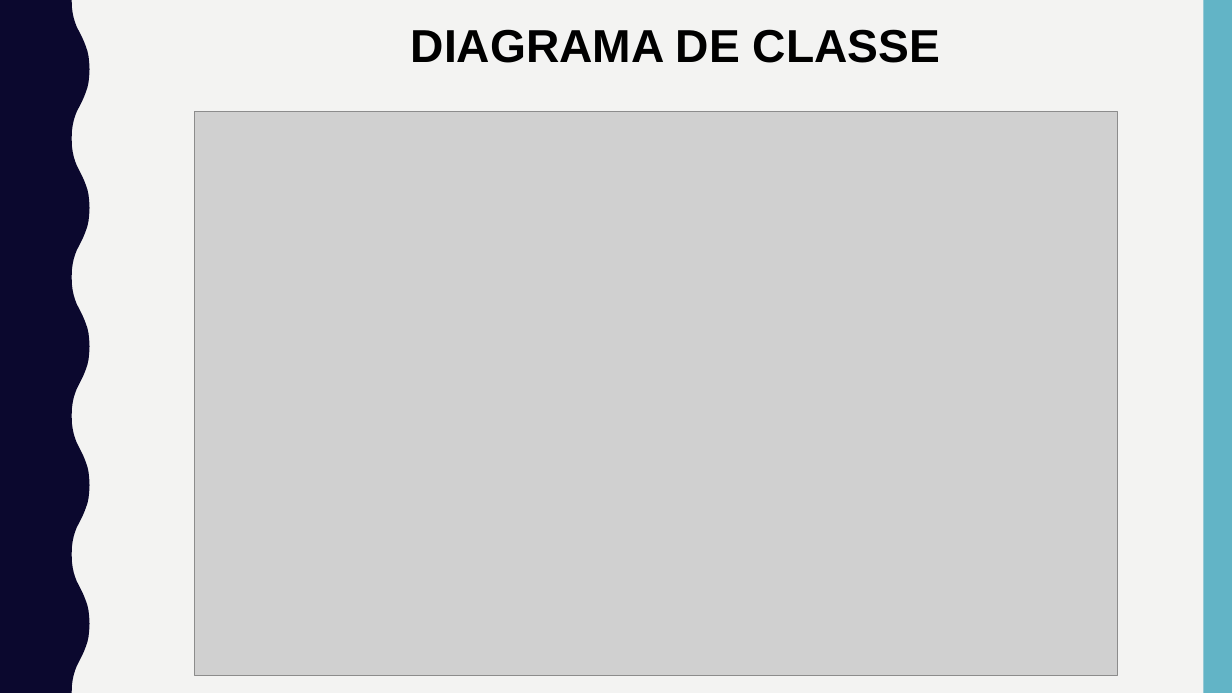
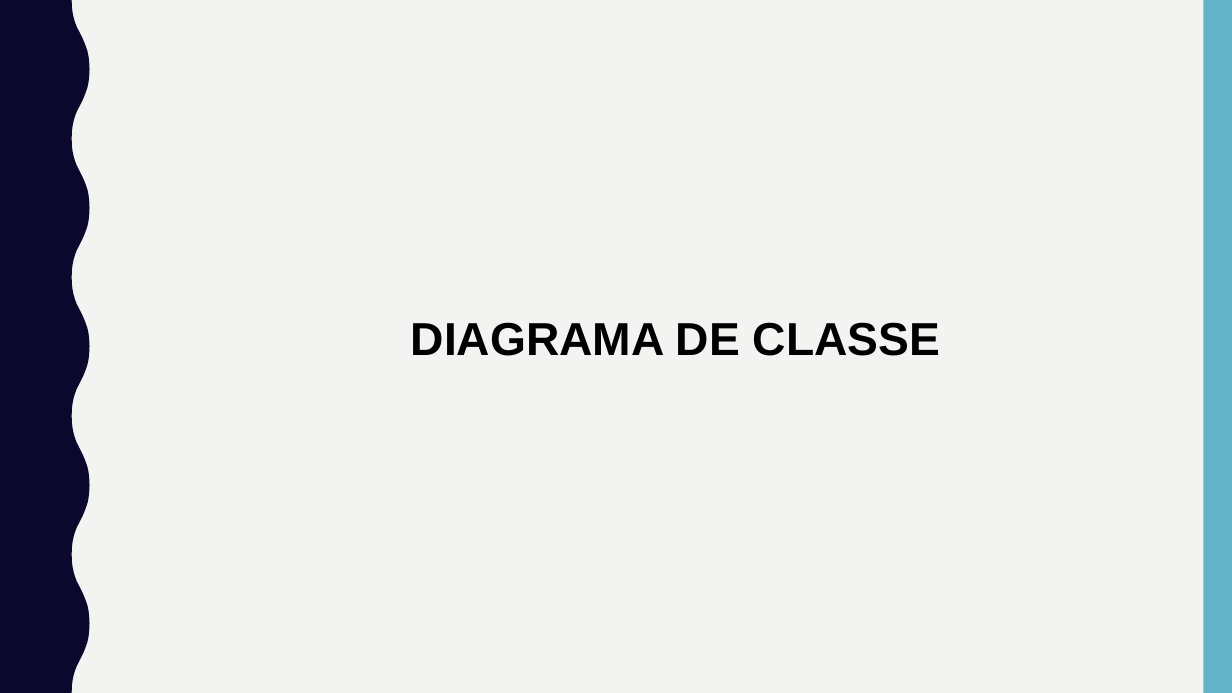
Before and after one commit to adilson-youtube/Relatorio_Sistema_Gestao_TCC, a slide deck: slide 18 of Apresentação/TFC.pptx (slide 20 before the commit). Drawn at 1232x693 pixels with LibreOffice and Linux fonts; fonts in the diff are those of the drawing; grey boxes stand for pictures. Boxes give left, top, right and bottom in pixels: in the first picture for what was removed or moved away, otherwise in the second. Text is boxed around its words. In the diff, an @@ line names an element or a change of style, - is before the commit and + after.

Commit message:
Update do TFC,os diagramas e apresentacao

```diff
--- a/Apresentação/TFC.pptx
+++ b/Apresentação/TFC.pptx
@@ picture removed at bbox=[195, 112, 1117, 676] @@
@@ text "DIAGRAMA DE CLASSE": place and size @@
-text "DIAGRAMA DE CLASSE" at bbox=[411, 29, 940, 63]
+text "DIAGRAMA DE CLASSE" at bbox=[411, 322, 940, 356]
```
Also in this commit, not shown: 7 other slides changed, 4 slides added, 4 slides removed, 23 other files.
